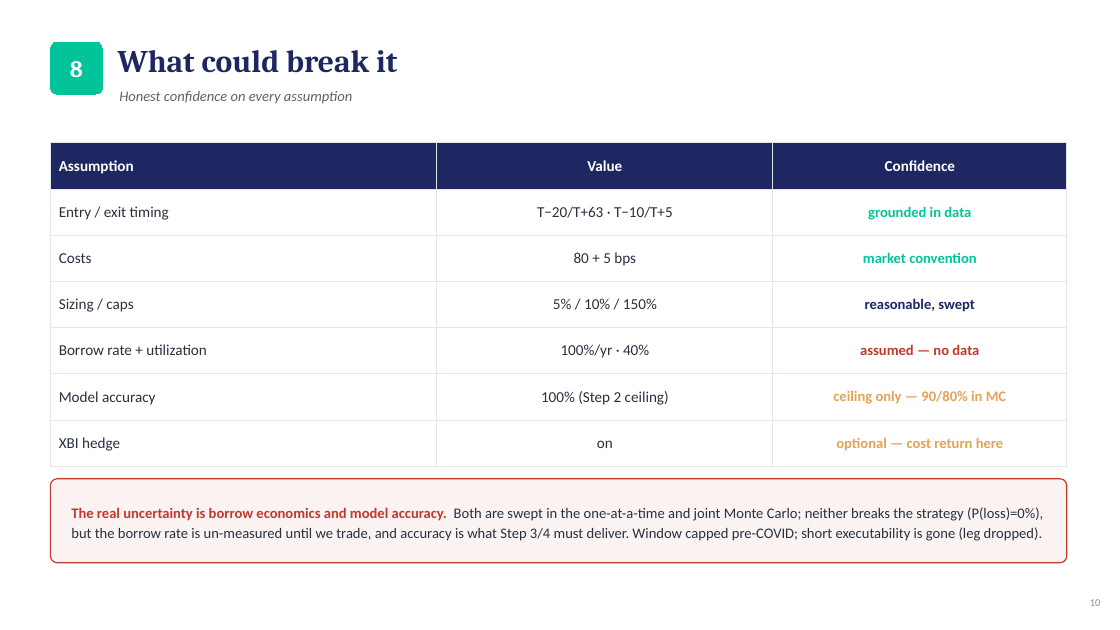
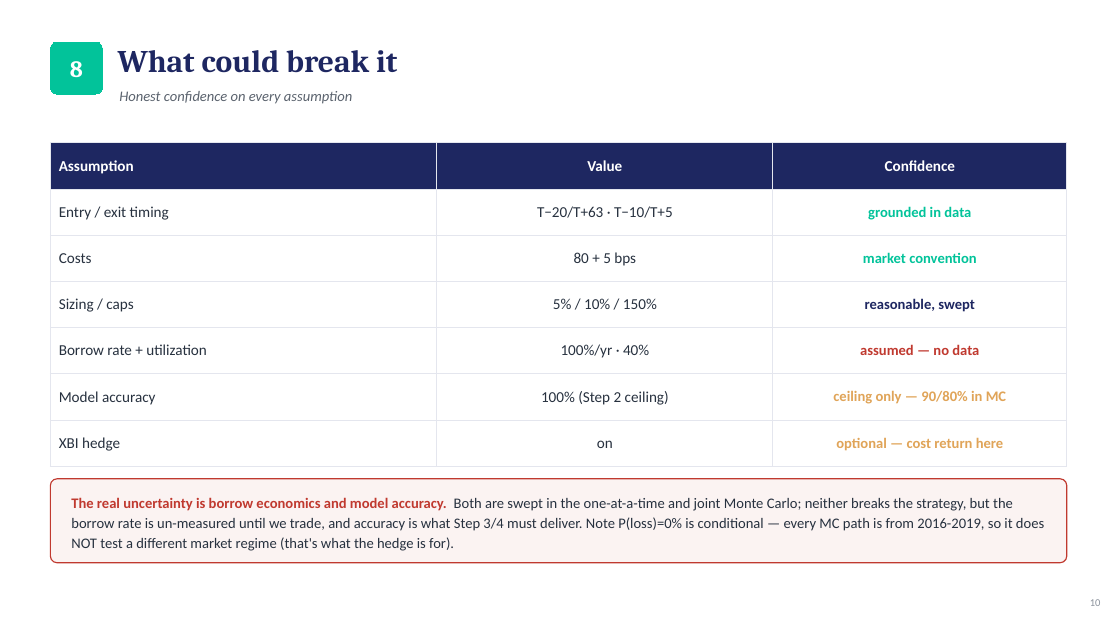
Before and after one commit to zenotheboi/hedgefund-analysis, a slide deck: slide 10 of reports/IC_Biotech_Catalyst_Strategy.pptx. Drawn at 1120x630 pixels with LibreOffice and Linux fonts; fonts in the diff are those of the drawing. Boxes give left, top, right and bottom in pixels: in the first picture for what was removed or moved away, otherwise in the second. Text is boxed around its words. In the diff, an @@ line names an element or a change of style, - is before the commit and + after.

```diff
--- a/reports/IC_Biotech_Catalyst_Strategy.pptx
+++ b/reports/IC_Biotech_Catalyst_Strategy.pptx
@@ text at box(71, 497, 1044, 551): text changed @@
-The real uncertainty is borrow economics and model accuracy. Both are swept in the one-at-a-time and joint Monte Carlo; neither breaks the strategy (P(loss)=0%), but the borrow rate is un-measured until we trade, and accuracy is what Step 3/4 must deliver. Window capped pre-COVID; short executability is gone (leg dropped).
+The real uncertainty is borrow economics and model accuracy. Both are swept in the one-at-a-time and joint Monte Carlo; neither breaks the strategy, but the borrow rate is un-measured until we trade, and accuracy is what Step 3/4 must deliver. Note P(loss)=0% is conditional — every MC path is from 2016-2019, so it does NOT test a different market regime (that's what the hedge is for).
```
Also in this commit, not shown: 1 other slide changed, 7 other files.
